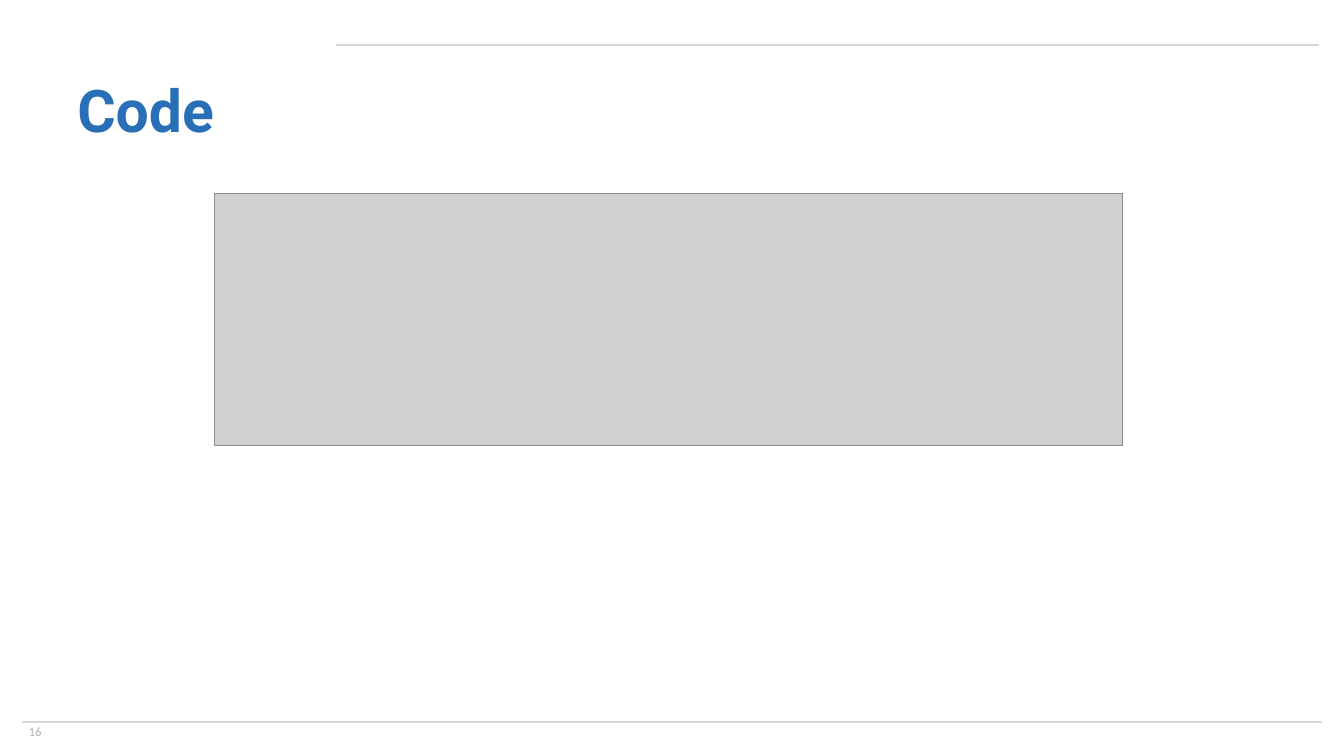
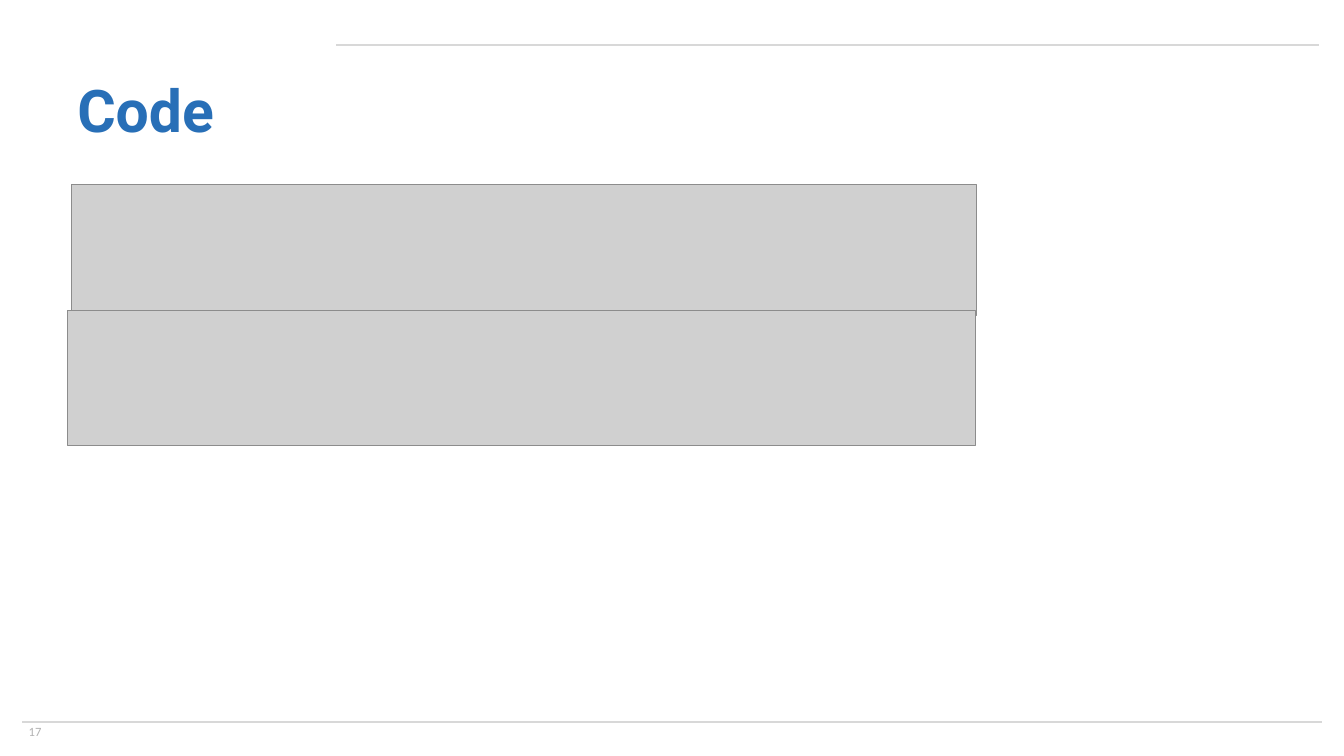
Before and after one commit to jeff-goldsmith/ENAR2021, a slide deck: slide 17 of SlidesPPT/ShortCourse_FoSR.pptx (slide 16 before the commit). Drawn at 1344x756 pixels with LibreOffice and Linux fonts; fonts in the diff are those of the drawing; grey boxes stand for pictures; background and template pictures are left out. Boxes give left, top, right and bottom in pixels: in the first picture for what was removed or moved away, otherwise in the second. Text is boxed around its words. In the diff, an @@ line names an element or a change of style, - is before the commit and + after.

```diff
--- a/SlidesPPT/ShortCourse_FoSR.pptx
+++ b/SlidesPPT/ShortCourse_FoSR.pptx
@@ picture added at (x1=71, y1=185, x2=976, y2=315) @@
@@ picture removed at (x1=215, y1=194, x2=1122, y2=447) @@
@@ picture added at (x1=68, y1=311, x2=975, y2=447) @@
@@ page number at (x1=29, y1=728, x2=42, y2=736): text changed @@
-16
+17
```
Also in this commit, not shown: 17 other slides changed, 8 other files.
